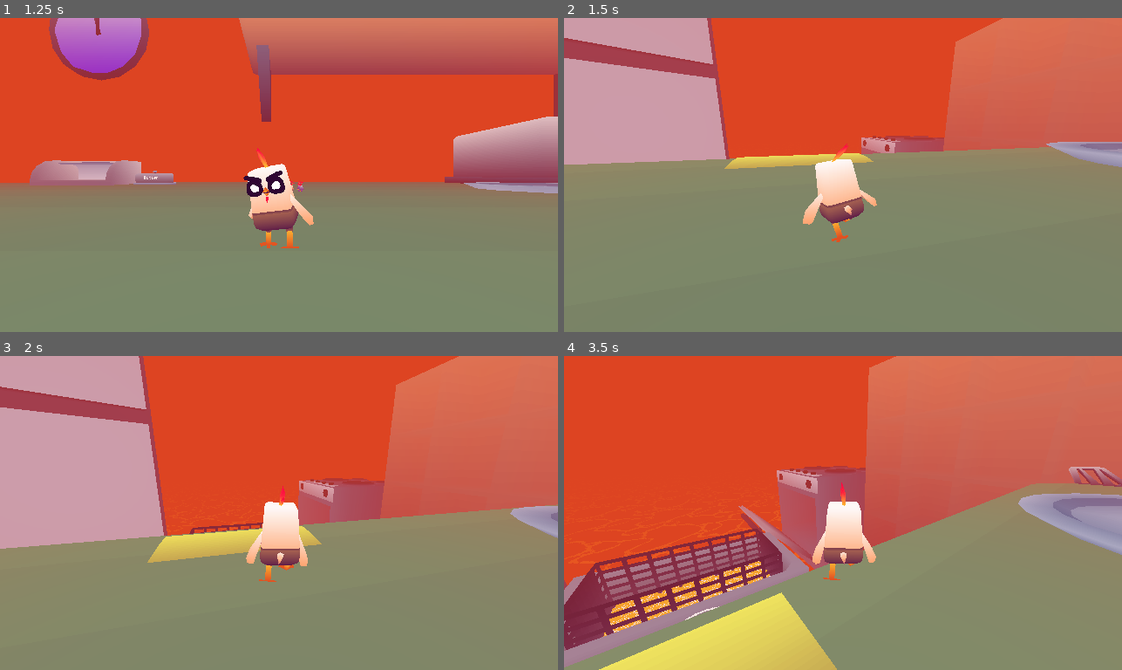
Above: before the commit, frames 1-4 (two rows, left to right).
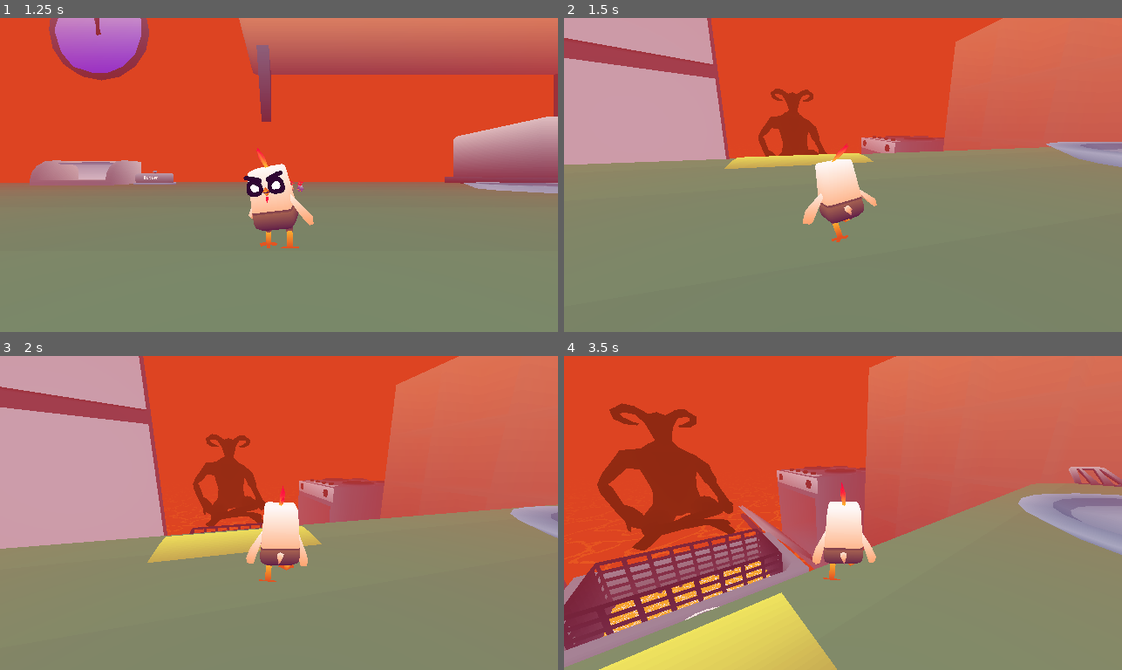
Above: after the commit, the same moments.

Repository: Cucumber-Maki/UoP-2025
Game: Godot game, scene res://scenes/splashScreen/splashScreen.tscn
Two runs of this game, one before a commit and one after it. Both use one fixed random seed, a clock stepped at 60 frames per second and the inputs below.
Inputs (mouse positions are in pixels of both pictures, inside the frame that each line leads up to):
- Up to frame 1 (1.25 s): tap Enter at 0.5 s; move the mouse to (401, 159) at 0.52 s; hold D (player_move_right) from 0.53 s (still down); tap E (player_interact) at 0.6 s; tap Space (player_move_jump) at 0.77 s
- Up to frame 2 (1.5 s): move the mouse to (815, 175) at 1.27 s; release D (player_move_right) at 1.28 s; hold W (player_move_forward) from 1.28 s (still down); tap E (player_interact) at 1.35 s
- Up to frame 3 (2 s): keep holding W (player_move_forward); tap Space (player_move_jump) at 1.52 s
- Up to frame 4 (3.5 s): keep holding W (player_move_forward); move the mouse to (854, 506) at 2.02 s; tap E (player_interact) at 2.1, 2.85 s; move the mouse to (837, 519) at 2.77 s; tap Space (player_move_jump) at 3.02 s

Frame 1 is identical in both runs. In frame 2, 1.3% of the frame differs, in the area x 34-48%, y 22-45%; in frame 3, 1.9%; in frame 4, 5.2%, in the area x 5-31%, y 15-62%.

Commit message:
frying pan

Diff:
--- a/prefabs/level1.tscn
+++ b/prefabs/level1.tscn
@@ -22,6 +22,7 @@
 [ext_resource type="PackedScene" uid="uid://dopea1qvvo3id" path="res://prefabs/environment/plate_big.tscn" id="16_ysal5"]
 [ext_resource type="PackedScene" uid="uid://f4fd4x48iwxt" path="res://prefabs/environment/plate_small.tscn" id="17_xha6b"]
 [ext_resource type="PackedScene" uid="uid://cnc4xx2suavrr" path="res://prefabs/environment/toaster.tscn" id="18_olfdj"]
+[ext_resource type="PackedScene" uid="uid://b515rh0200y4k" path="res://assets/environment/god.glb" id="23_jbhi1"]
 
 [sub_resource type="Environment" id="Environment_mh6et"]
 background_mode = 1
@@ -190,6 +191,9 @@
 transform = Transform3D(1, 0, 0, 0, 1, 0, 0, 0, 1, 0, 0, 19)
 shape = SubResource("BoxShape3D_87uf6")
 
+[node name="god" parent="." instance=ExtResource("23_jbhi1")]
+transform = Transform3D(23, 0, 0, 0, 23, 0, 0, 0, 23, 1.06878, -32.0686, -73.099)
+
 [editable path="Game Logic/Podium"]
 [editable path="Environment/Refrigerator"]
 [editable path="Environment/Oven"]
--- a/scenes/game/game.tscn
+++ b/scenes/game/game.tscn
@@ -19,6 +19,5 @@
 [node name="Player" parent="." instance=ExtResource("3_0sr1o")]
 collision_layer = 2
 m_ability_rollUnlocked = true
-m_respawn_location = Vector3(0, 0, 0)
 
 [node name="Level1" parent="." instance=ExtResource("5_lfrn8")]
Binary file added: assets/environment/god.glb
Not shown, added: assets/environment/god.glb.import
Not shown: 1 places in prefabs/level1.tscn that only renumber resources
Not shown, added: assets/environment/frying-pan.blend
Not shown, changed: assets/environment/god.blend
